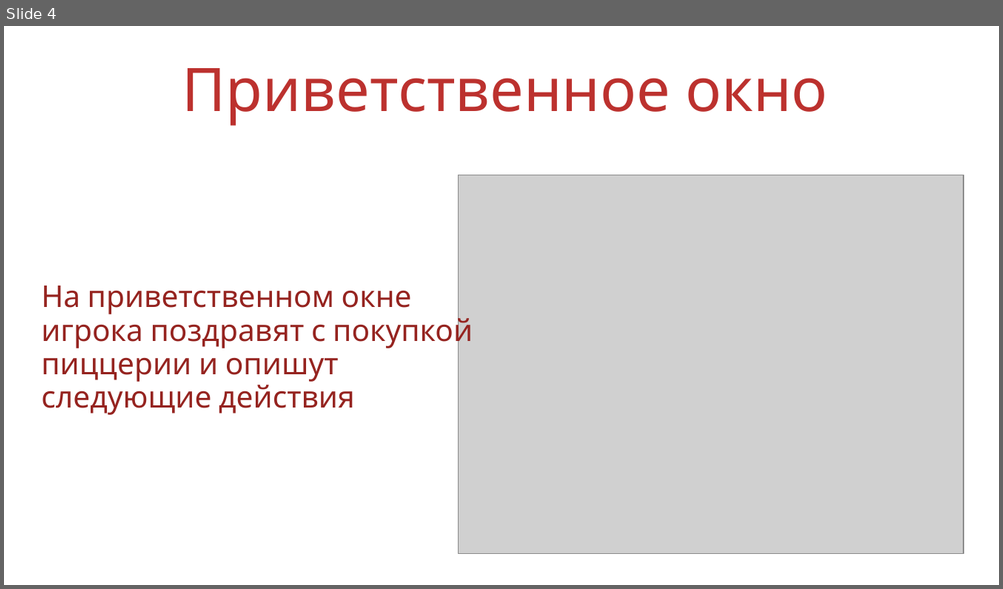
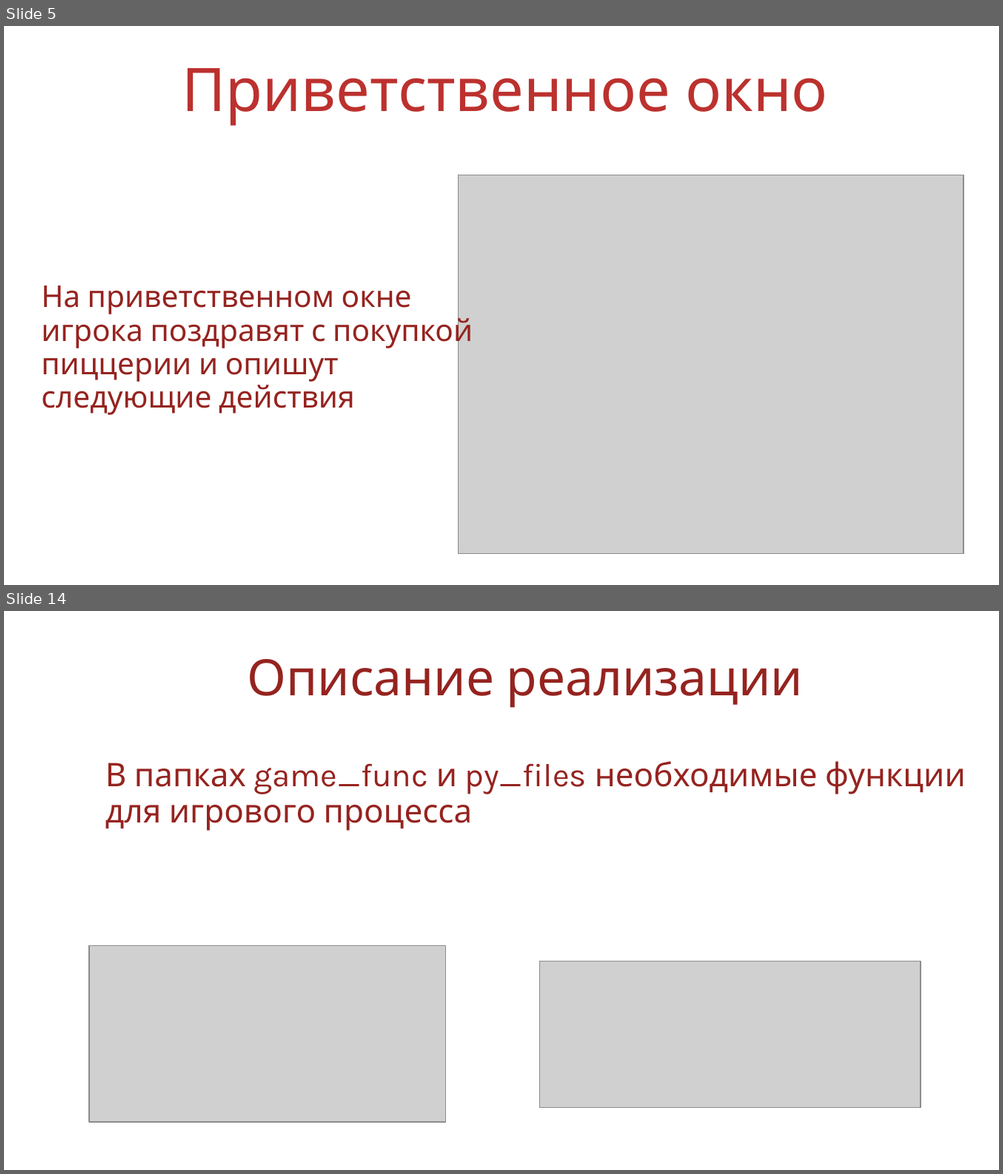
Before and after one commit to KsenyaShestakova/pygame_project, a slide deck: Защита/презентация пицца.ppt. Shown one above the other, each under a label of ours: slide 4 before the commit, slides 5 and 14 after it; the slides between them are not shown. The pictures are 1003x589 and 1003x1174 pixels, drawn with LibreOffice and Linux fonts; fonts in the diff are those of the drawing; grey boxes stand for pictures; background and template pictures are left out. Boxes give left, top, right and bottom in pixels: in the first picture for what was removed or moved away, otherwise in the second. Text is boxed around its words. In the diff, an @@ line names an element or a change of style, - is before the commit and + after.

```diff
--- a/Защита/презентация пицца.ppt
+++ b/Защита/презентация пицца.ppt
@@ slide 14 added at bbox=[4, 611, 999, 1170], background picture (left out) @@
@@ text added at bbox=[247, 659, 802, 708], 40 pt, text #95231F @@
+Описание реализации
@@ text added at bbox=[105, 761, 965, 831], 26 pt, text #95231F @@
+В папках game_func и py_files необходимые функции
+для игрового процесса
@@ picture added at bbox=[89, 945, 445, 1123] @@
@@ picture added at bbox=[540, 961, 921, 1108] @@
@@ what was slide 4 is now slide 5 @@
```
Also in this commit, not shown: 3 slides changed, 9 other slides added, 6 other files.
